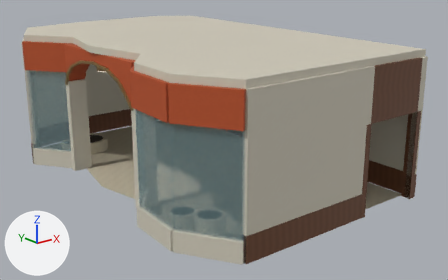
An edit to the glTF model BlenderCatalogue/assets/living_gifts_interior/exports/AST-RTL-006.glb, drawn before and after from the same camera.
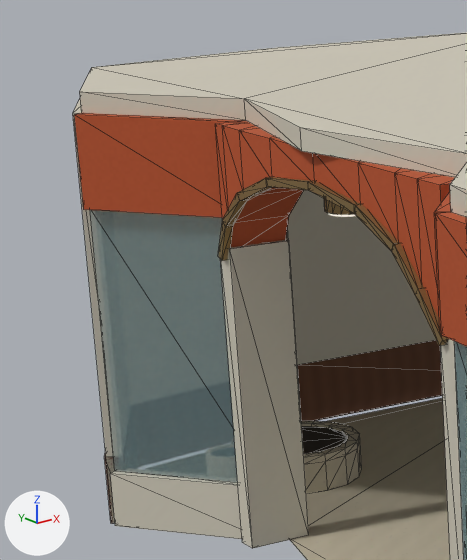
Each version appears first whole from a 50 mm camera at (-7.19, -21.66, 6.99) aimed at (4.55, -6.98, 1.11), and next in a close-up on the part from 0% to 31% of the width and 3% to 62% of the height. Lighting does not change. The marker at lower left points along +X, +Y and +Z. The older version's two pictures come first. The close-ups show mesh edges as thin lines. Vertices at exactly the same position are counted once.

Script lines for the objects in view, before the commit:
```python
ob_rtl_finish_warm_stone = bpy.data.objects.new('RTL_finish_warm_stone', me_rtl_finish_inlay)
ob_rtl_finish_warm_stone.location = (0.0, 0.0, 0.0)
ob_rtl_static_glass = bpy.data.objects.new('RTL_static_glass', me_rtl_windowglass_0_0)
ob_rtl_static_glass.location = (0.0, 0.0, 0.0)
ob_rtl_static_ivory_enamel = bpy.data.objects.new('RTL_static_ivory_enamel', me_rtl_shapedroof)
ob_rtl_static_ivory_enamel.location = (0.0, 0.0, 0.0)
ob_rtl_static_orange = bpy.data.objects.new('RTL_static_orange', me_rtl_recessorange_0_0)
ob_rtl_static_orange.location = (0.0, 0.0, 0.0)
ob_rtl_static_warm_walnut = bpy.data.objects.new('RTL_static_warm_walnut', me_rtl_wallplinth_0_0)
ob_rtl_static_warm_walnut.location = (0.0, 0.0, 0.0)
# also in view: 'RTL_static_botanical_soil' at (1.82, -6.25, 0.57); 'RTL_static_warm_stone' at (1.85, -6.22, 0.43); 'RTL_static_champagne_metal' at (2.92, -5.95, 3.4)
```
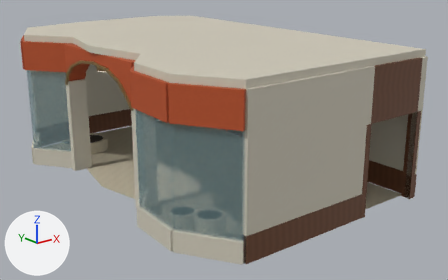
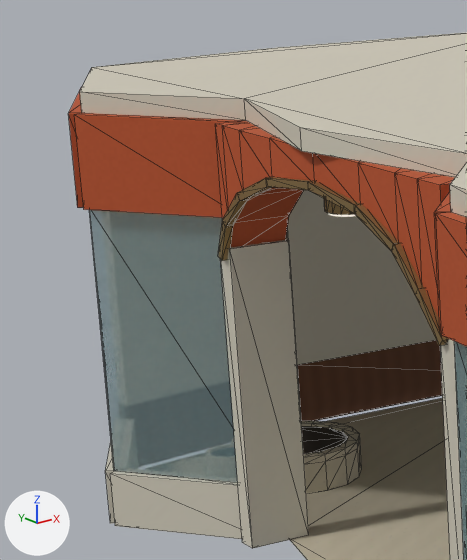
Boxes (x1, y1, x2, y2) around the edits, measured in the close-ups (467 x 560 px; the box of a moved part takes in the faces that stretch with it):
'RTL_static_ivory_enamel', reshaped
    before: (73, 32, 467, 560)
    after: (80, 32, 467, 560)
'RTL_static_glass', reshaped
    before: (90, 210, 467, 560)
    after: (89, 210, 467, 560)
'RTL_static_orange', reshaped
    before: (74, 113, 467, 347)
    after: (68, 87, 467, 347)
'RTL_static_warm_walnut', reshaped
    before: (104, 340, 443, 524)
    after: (297, 340, 443, 421)
part 1 of me_rtl_shapedroof, moved or reshaped
    before: (73, 99, 436, 523)
    after: (105, 190, 436, 524)
part 2 of me_rtl_wallplinth_0_0, deleted (mostly hidden)
    before: (104, 452, 115, 524)
part 3 of me_rtl_windowglass_0_0, added (mostly hidden)
    after: (89, 210, 115, 471)
part 4 of me_rtl_recessorange_0_0, added (brown)
    after: (68, 87, 83, 208)

What the commit changed:
me_rtl_shapedroof is used by ob_rtl_static_ivory_enamel; location (0.0, 0.0, 0.0).
me_rtl_shapedroof had 148 vertices, 232 faces and spanned x 0.12..7.73, y -11.98..-0.12, z 0.0..4.3.
me_rtl_shapedroof now has 148 vertices, 232 faces and spans x 0.11..7.73, y -11.98..-0.12, z 0.0..4.3.
me_rtl_shapedroof part 1: 48 of 148 vertices moved; they spanned x 0.13..7.73, y -11.98..-0.12, z 0.0..4.1 and now span x 0.11..7.73, y -11.98..-0.12, z 0.0..4.1; mean shift (-0.7, 0.0, -0.3); largest move (7.4, -11.98, 4.1) -> (0.91, -0.56, 0.55).
Other edits to the shape of me_rtl_shapedroof do not show in these pictures.
me_rtl_wallplinth_0_0 is used by ob_rtl_static_warm_walnut; location (0.0, 0.0, 0.0).
me_rtl_wallplinth_0_0 had 88 vertices, 132 faces and spanned x 0.11..7.74, y -12.0..-0.11, z 0.0..4.1.
me_rtl_wallplinth_0_0 now has 80 vertices, 120 faces and spans x 0.98..7.74, y -12.0..-0.11, z 0.0..4.1.
me_rtl_wallplinth_0_0 part 2: the loose piece of 8 vertices spanning x 0.11..1.09, y -2.34..-0.56, z 0.0..0.7 is deleted.
me_rtl_windowglass_0_0 is used by ob_rtl_static_glass; location (0.0, 0.0, 0.0).
me_rtl_windowglass_0_0 had 32 vertices, 48 faces and spanned x 0.19..1.22, y -11.91..-2.29, z 0.55..3.2.
me_rtl_windowglass_0_0 now has 40 vertices, 60 faces and spans x 0.18..1.22, y -11.91..-0.59, z 0.55..3.2.
me_rtl_windowglass_0_0 part 3: the loose piece of 8 vertices spanning x 0.39..1.21, y -8.71..-7.69, z 0.55..3.2 is copied, and the copy is scaled about its middle by (1, 1.7, 1), then moved by (-0.2, 6.75, 0.0); it spans x 0.18..1.02, y -2.31..-0.59, z 0.55..3.2.
me_rtl_recessorange_0_0 is used by ob_rtl_static_orange; location (0.0, 0.0, 0.0).
me_rtl_recessorange_0_0 had 68 vertices, 144 faces and spanned x 0.1..1.5, y -11.96..-2.23, z 2.85..4.1.
me_rtl_recessorange_0_0 now has 76 vertices, 156 faces and spans x 0.09..1.5, y -11.96..-0.55, z 2.85..4.1.
Part 4, on me_rtl_recessorange_0_0:
8 vertices are added at x 0.09..1.11, y -2.35..-0.55, z 3.2..4.1.
12 new faces join them.
